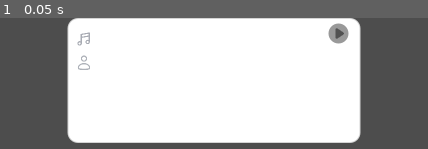
Above: before the commit, frame 1.
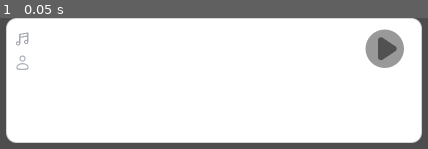
Above: after the commit, the same moment.

Repository: xingguix/wait-ive-heard-this
Game: Godot game, scene res://card.tscn
Same seed, same stepped clock (60 frames per second), same inputs: the game is played once before the commit and once after it. This scene is started directly instead of the project's main scene.
Inputs:
- Up to frame 1 (0.05 s): no input

The runs differ from the first frame. In frame 1, 28% of the frame differs, in the area x 1-99%, y 0-96%.

Commit message:
准备开造: 整:
准备进行
1.同歌曲合并
2.同文本折叠

Diff:
--- a/card.tscn
+++ b/card.tscn
@@ -30,8 +30,8 @@
 anchors_preset = 5
 anchor_left = 0.5
 anchor_right = 0.5
-offset_left = -293.0
-offset_right = 293.0
+offset_left = -416.0
+offset_right = 416.0
 offset_bottom = 250.0
 grow_horizontal = 2
 theme_override_styles/panel = SubResource("StyleBoxFlat_rjlel")
@@ -123,10 +123,10 @@
 anchors_preset = 1
 anchor_left = 1.0
 anchor_right = 1.0
-offset_left = -57.0
-offset_top = 18.0
-offset_right = -31.0
-offset_bottom = 44.0
+offset_left = -103.0
+offset_top = 33.0
+offset_right = -46.0
+offset_bottom = 90.0
 grow_horizontal = 0
 texture_normal = ExtResource("5_fpac0")
 ignore_texture_size = true
@@ -140,10 +140,10 @@
 anchor_top = 0.5
 anchor_right = 0.5
 anchor_bottom = 0.5
-offset_left = -20.0
-offset_top = -20.0
-offset_right = 20.0
-offset_bottom = 20.0
+offset_left = -38.5
+offset_top = -38.5
+offset_right = 38.5
+offset_bottom = 38.5
 grow_horizontal = 2
 grow_vertical = 2
 mouse_filter = 2
--- a/main.tscn
+++ b/main.tscn
@@ -244,8 +244,8 @@
 anchors_preset = -1
 anchor_left = 0.074
 anchor_right = 0.92600006
-offset_left = 0.5999985
-offset_right = -0.60009766
+offset_left = 118.6
+offset_right = -118.6001
 offset_bottom = 680.0
 grow_horizontal = 2
 
--- a/project.godot
+++ b/project.godot
@@ -33,3 +33,4 @@
 
 rendering_device/driver.windows="d3d12"
 renderer/rendering_method="mobile"
+textures/vram_compression/import_etc2_astc=true
Not shown, changed: export_presets.cfg
